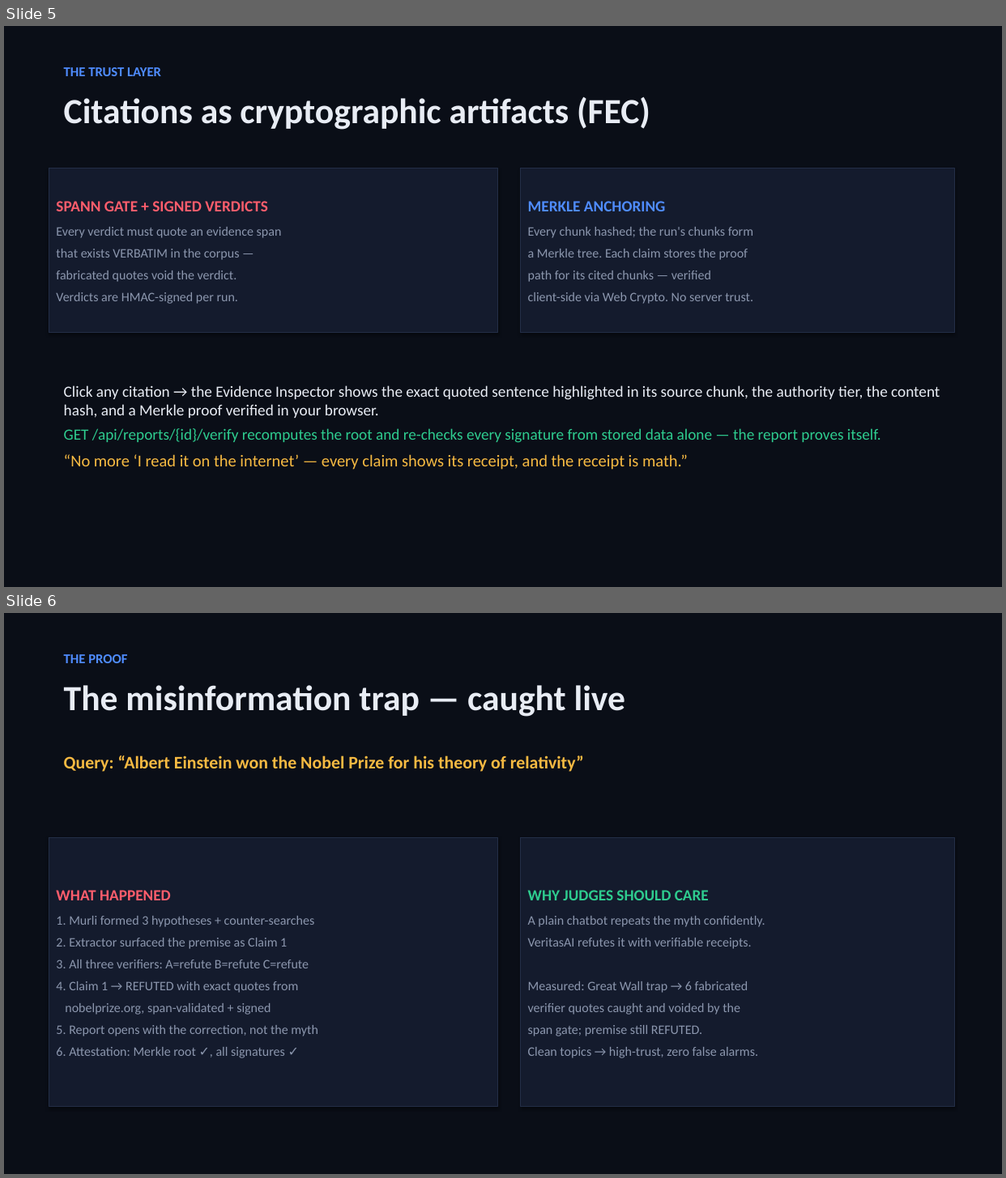
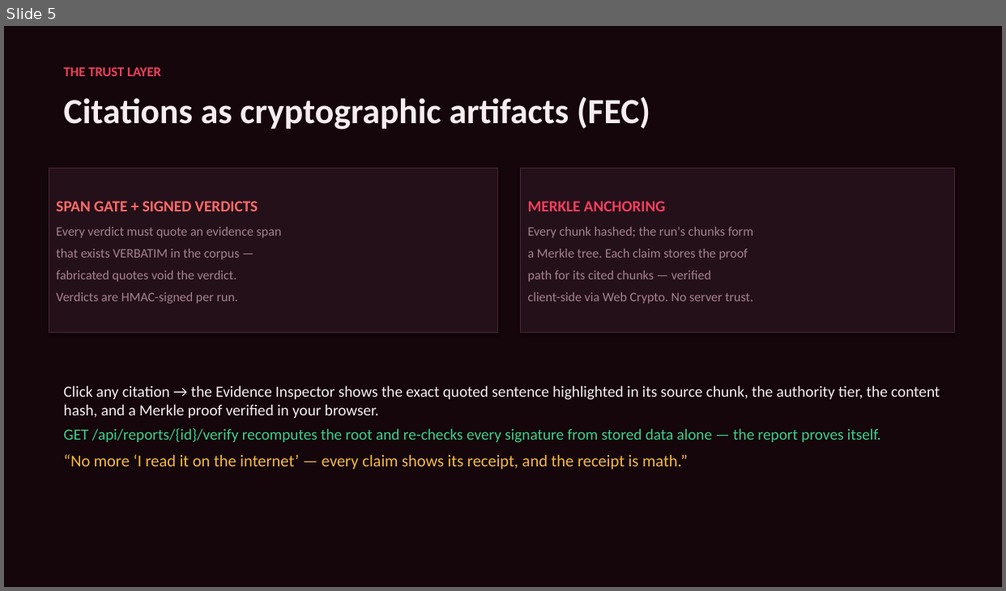
Before and after one commit to ArpitKumar8649/Innovahack_chapter1, a slide deck: submission/VeriFact_Deck.pptx. Shown one above the other, each under a label of ours: slides 5 and 6 before the commit, slide 5 after it. The pictures are 1006x1178 and 1006x591 pixels, drawn with LibreOffice and Linux fonts; fonts in the diff are those of the drawing. Boxes give left, top, right and bottom in pixels: in the first picture for what was removed or moved away, otherwise in the second. Text is boxed around its words. In the diff, an @@ line names an element or a change of style, - is before the commit and + after.

```diff
--- a/submission/VeriFact_Deck.pptx
+++ b/submission/VeriFact_Deck.pptx
@@ slide 6 removed at bbox=[4, 613, 1002, 1174], background #0A0E17 @@
@@ text removed at bbox=[64, 654, 626, 717] @@
-THE PROOF
-The misinformation trap — caught live
@@ text removed at bbox=[64, 756, 584, 772] @@
-Query: “Albert Einstein won the Nobel Prize for his theory of relativity”
@@ rectangle removed at bbox=[49, 837, 498, 1107] @@
-WHAT HAPPENED
-1. Murli formed 3 hypotheses + counter-searches
-2. Extractor surfaced the premise as Claim 1
-3. All three verifiers: A=refute B=refute C=refute
-4. Claim 1 → REFUTED with exact quotes from
-nobelprize.org, span-validated + signed
-5. Report opens with the correction, not the myth
-6. Attestation: Merkle root ✓, all signatures ✓
@@ rectangle removed at bbox=[521, 837, 955, 1107] @@
-WHY JUDGES SHOULD CARE
-A plain chatbot repeats the myth confidently.
-VeritasAI refutes it with verifiable receipts.
-Measured: Great Wall trap → 6 fabricated
-verifier quotes caught and voided by the
-span gate; premise still REFUTED.
-Clean topics → high-trust, zero false alarms.
@@ slide 5 changed as well @@
@@ background #0A0E17 to #14060B @@
@@ text "THE TRUST LAYER" at bbox=[64, 67, 650, 130]: text colour #4F8CFF to #F43F5E in "THE TRUST LAYER"; text colour #E8ECF4 to #F7EDF1 in "Citations as cryptographic artifacts (FEC)" @@
@@ rectangle "SPAN GATE + SIGNED VERDICTS" at bbox=[49, 169, 498, 333]: fill #141B2D to #241019; outline #232E47 0.75 pt to #4A2436 0.75 pt @@
@@ rectangle "MERKLE ANCHORING" at bbox=[521, 169, 955, 333]: text colour #4F8CFF to #F43F5E in "MERKLE ANCHORING"; text colour #8B96AD to #A5828F; fill #141B2D to #241019; outline #232E47 0.75 pt to #4A2436 0.75 pt @@
@@ text in rectangle at bbox=[56, 201, 258, 211]: text changed; text colour #FF5D6C to #FF6B6B @@
-SPANN GATE + SIGNED VERDICTS
+SPAN GATE + SIGNED VERDICTS
@@ text in rectangle at bbox=[56, 227, 282, 304]: text colour #8B96AD to #A5828F in "Every verdict must quote an evidence span", "that exists VERBATIM in the corpus —", "fabricated quotes void the verdict.", "Verdicts are HMAC-signed per run." @@
@@ text at bbox=[64, 386, 940, 443]: text colour #E8ECF4 to #F7EDF1 in "Click any citation → the Evidence Inspector ..."; text colour #2ECC8F to #3ECF8E in "GET /api/reports/{id}/verify recomputes the root and re-chec ..." @@
```
Also in this commit, not shown: 4 other slides changed, 5 slides added, 1 other slide removed, 5 other files.
